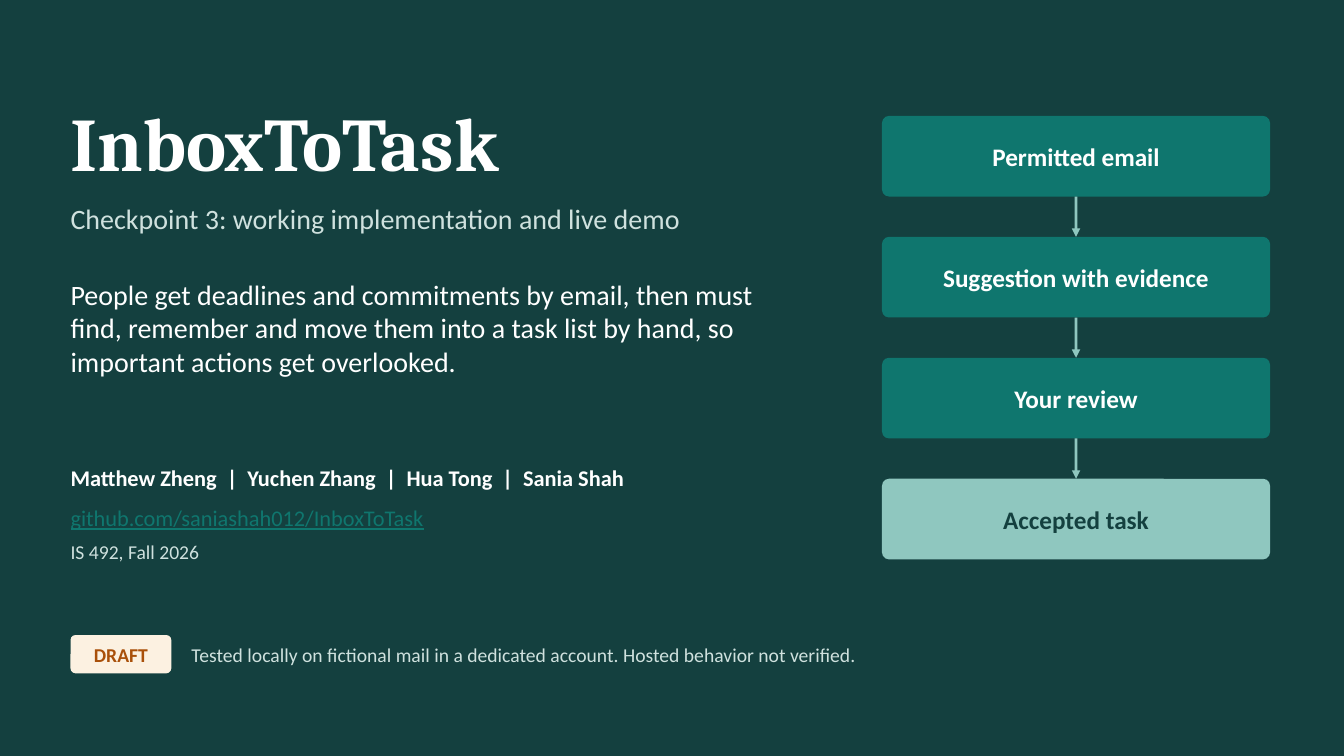
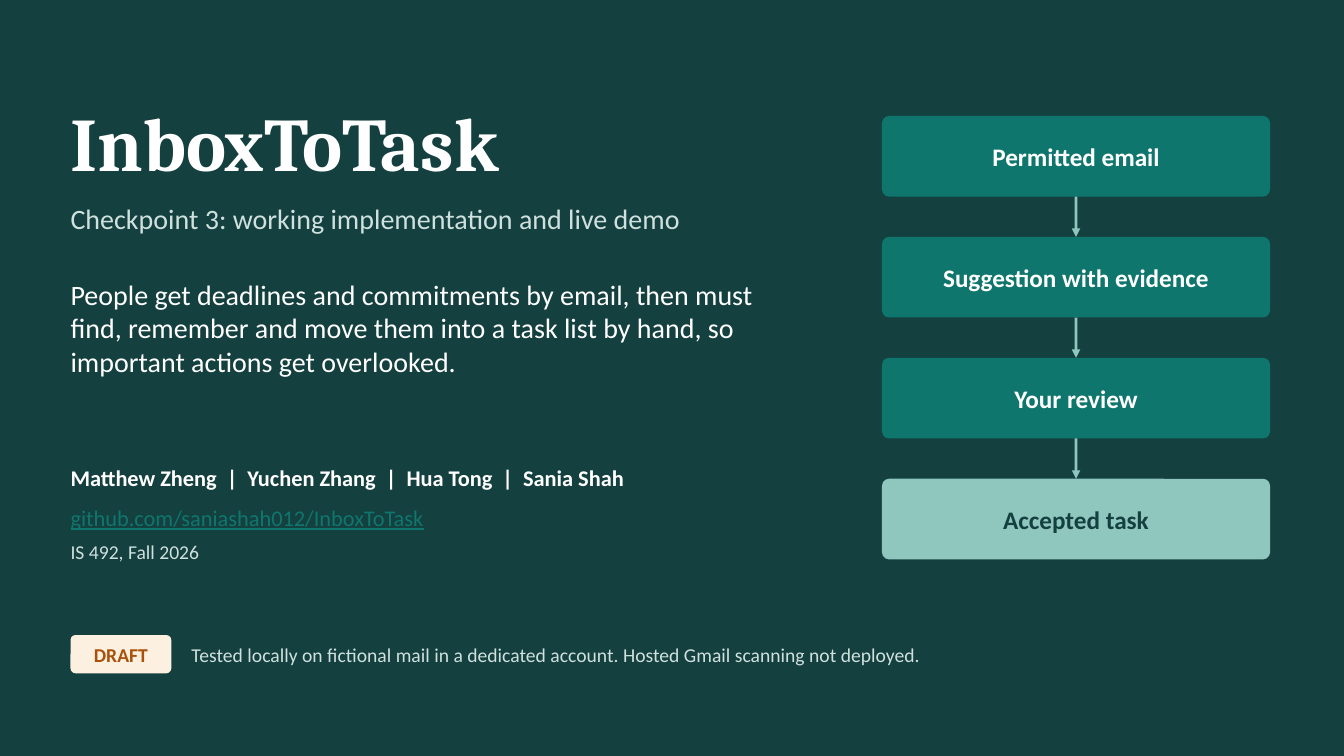
Before and after one commit to saniashah012/InboxToTask, a slide deck: slide 1 of Checkpoint 3/docs/InboxToTask-CP3-presentation-draft.pptx. Drawn at 1344x756 pixels with LibreOffice and Linux fonts; fonts in the diff are those of the drawing. Boxes give left, top, right and bottom in pixels: in the first picture for what was removed or moved away, otherwise in the second. Text is boxed around its words. In the diff, an @@ line names an element or a change of style, - is before the commit and + after.

```diff
--- a/Checkpoint 3/docs/InboxToTask-CP3-presentation-draft.pptx
+++ b/Checkpoint 3/docs/InboxToTask-CP3-presentation-draft.pptx
@@ text at box(191, 648, 920, 666): text changed @@
-Tested locally on fictional mail in a dedicated account. Hosted behavior not verified.
+Tested locally on fictional mail in a dedicated account. Hosted Gmail scanning not deployed.
```
Also in this commit, not shown: 6 other slides changed, 8 other files.
